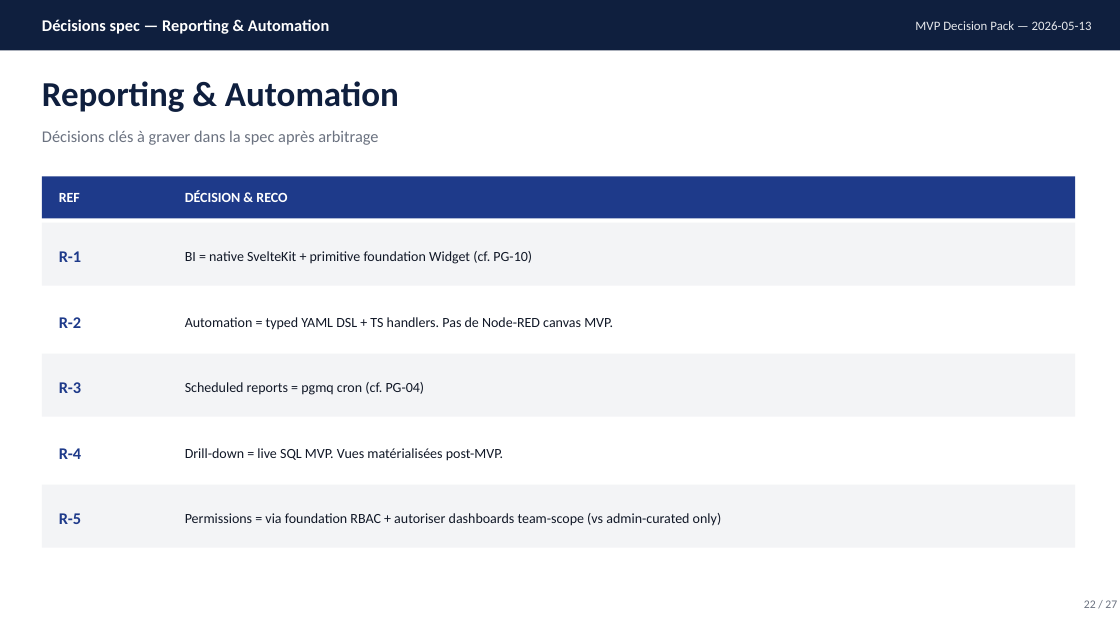
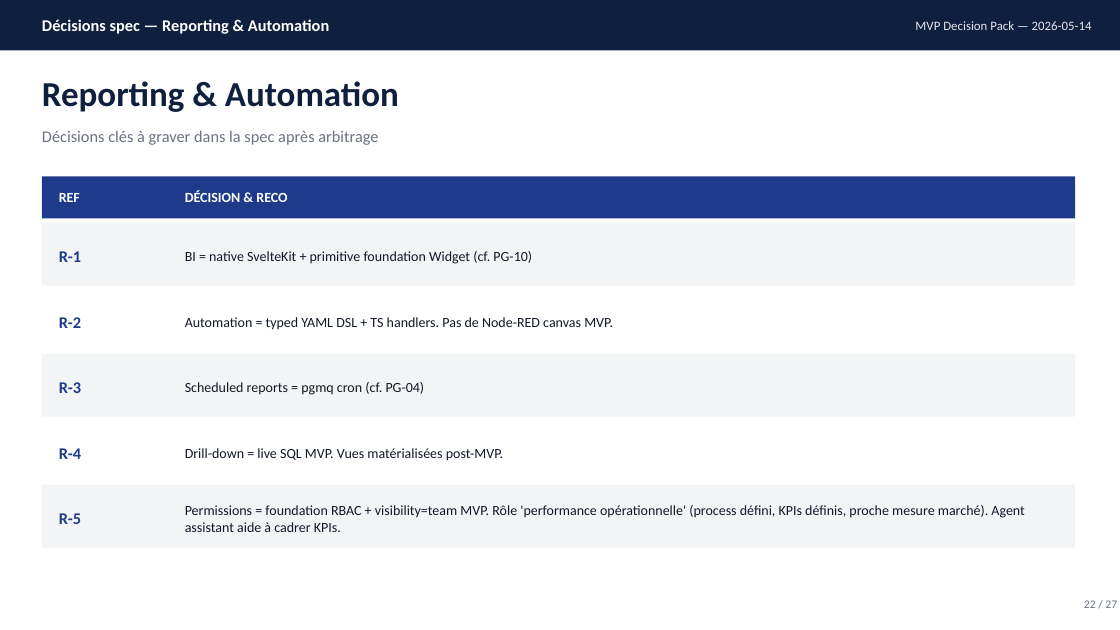
Before and after one commit to rhanka/openerp, a slide deck: slide 22 of docs/study/10-mvp-specs/decision-pack.pptx. Drawn at 1120x630 pixels with LibreOffice and Linux fonts; fonts in the diff are those of the drawing. Boxes give left, top, right and bottom in pixels: in the first picture for what was removed or moved away, otherwise in the second. Text is boxed around its words. In the diff, an @@ line names an element or a change of style, - is before the commit and + after.

Commit message:
Engrave MVP decisions arbitrated 2026-05-14 across 6 specs and decision-pack

```diff
--- a/docs/study/10-mvp-specs/decision-pack.pptx
+++ b/docs/study/10-mvp-specs/decision-pack.pptx
@@ text at [915, 21, 1092, 30]: text changed @@
-MVP Decision Pack — 2026-05-13
+MVP Decision Pack — 2026-05-14
@@ text at [185, 505, 1024, 532]: text changed @@
-Permissions = via foundation RBAC + autoriser dashboards team-scope (vs admin-curated only)
+Permissions = foundation RBAC + visibility=team MVP. Rôle 'performance opérationnelle' (process défini, KPIs définis, proche mesure marché). Agent assistant aide à cadrer KPIs.
```
Also in this commit, not shown: 25 other slides changed, 8 other files.
